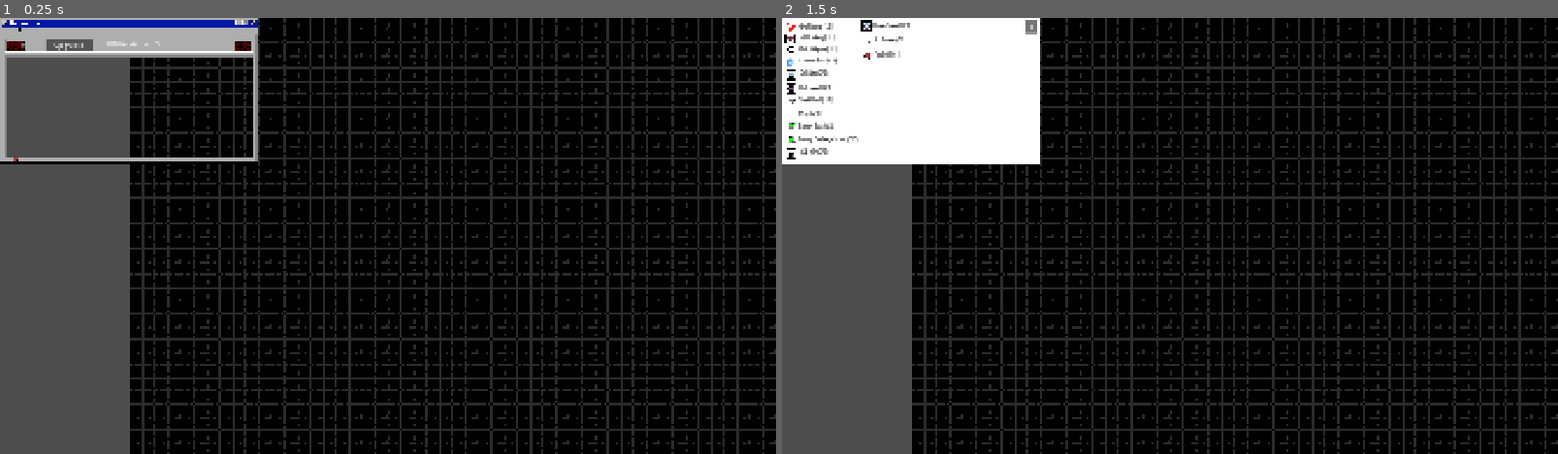
Above: before the commit, frames 1-2 (left to right).
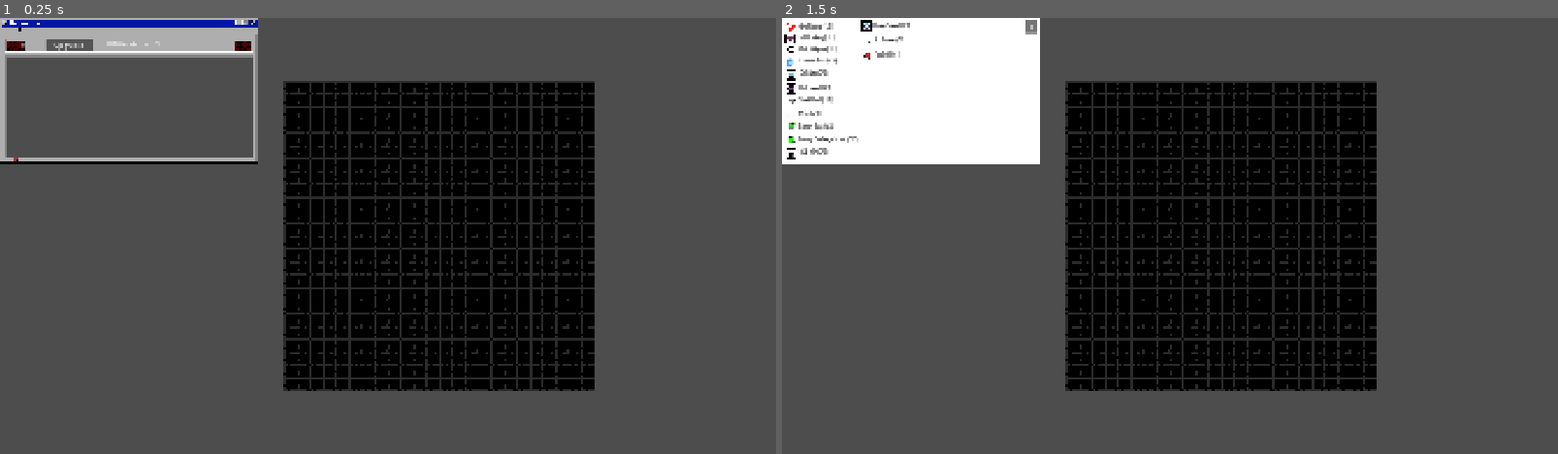
Above: after the commit, the same moments.

Repository: golopogus/overmine_testing
Game: Godot game, scene res://main_scene.tscn
Two runs of this game, one before a commit and one after it. Both use one fixed random seed, a clock stepped at 60 frames per second and the inputs below.
Inputs:
- Up to frame 1 (0.25 s): no input
- Up to frame 2 (1.5 s): click "Upgrades" at 0.5 s; click "Mine Radius (0/3)" at 1.25 s

The runs differ from the first frame. In frame 1, 53% of the frame differs, in the area x 16-100%, y 0-100%; in frame 2, 49%.

Commit message:
fixed now working

Diff:
--- a/overmine/ball.gd
+++ b/overmine/ball.gd
@@ -12,7 +12,7 @@
 var flipped = false
 var current_tiles
 var next_tiles
-var speed = 1
+var speed = 4
 var dir = Vector2()
 
 func _ready() -> void:
--- a/overmine/main_scene.gd
+++ b/overmine/main_scene.gd
@@ -13,9 +13,10 @@
 var all_store_data = {}
 var upgrade_in_hand = false
 var upgrade
-const grid_size_options = [[4,4],[20,20],[25,25]]
-var chosen_grid_size = grid_size_options[1]
-var num_of_chunks = Vector2(25,25)
+# final game grid = [40,25] x (25x50)
+const grid_size_options = [[40,20],[4,4],[8,8]]
+var chosen_grid_size = grid_size_options[2]
+var num_of_chunks = Vector2(25,50)
 var chunk_split
 var initial_pos = Vector2(0,0)
 var chunk_size = Vector2()
@@ -26,7 +27,7 @@
 var gamestart = false
 
 var initial_chunk_pos
-var number_of_mines_per_chunk = 80
+var number_of_mines_per_chunk = 10
 var moveable = false
 var local_mous_pos
 var current_neighbors = []
@@ -99,33 +100,12 @@
 
 		var difference = local_mous_pos - get_global_mouse_position()
 		$Camera2D.position += difference
-		#$Camera2D.position.x = clamp($Camera2D.position.x,0 + view_port_size.x -16,num_of_chunks.x * chunk_size.x - view_port_size.x)
-		#$Camera2D.position.y = clamp($Camera2D.position.y,0 + view_port_size.y,num_of_chunks.y * chunk_size.y - view_port_size.y)
-		#
-		###NEEDS ADJSUTING
-
-		#if $Camera2D.zoom == Vector2(1,1):
-			#if difference.x > 0:
-				#if $Camera2D.position.x + difference.x < initial_chunk_pos.x + chunk_size.x * num_of_chunks.x + 64:
-					#$Camera2D.position.x += difference.x/$Camera2D.zoom.x
-			#elif difference.x < 0:
-				#if $Camera2D.position.x + difference.x > initial_chunk_pos.x + chunk_size.x - 64:
-					#$Camera2D.position.x += difference.x/$Camera2D.zoom.x
-			#if difference.y > 0:
-				#if $Camera2D.position.y + difference.y < initial_chunk_pos.y + chunk_size.y * num_of_chunks.y + 64:
-					#$Camera2D.position.y += difference.y/$Camera2D.zoom.y
-			#elif difference.y < 0:
-				#if $Camera2D.position.y + difference.y > initial_chunk_pos.y + chunk_size.y - 64:
-					#$Camera2D.position.y += difference.y/$Camera2D.zoom.y
 
 	var nearest_chunk_pos = Vector2()
 
 	var chunk_follow_pos = $Camera2D.position
 
 	nearest_chunk_pos = get_nearest(chunk_follow_pos,'chunk')
-	#print(nearest_chunk_pos , chunk_follow_pos)
-	#nearest_chunk_pos.x = floor(chunk_follow_pos.x/chunk_size.x) * chunk_size.x + initial_chunk_pos.x
-	#nearest_chunk_pos.y = floor(chunk_follow_pos.y/chunk_size.y) * chunk_size.y + initial_chunk_pos.y
 
 	if nearest_chunk_pos != current_chunk:
 
@@ -245,18 +225,11 @@
 					'scan_type': 'NONE'
 				}
 
-	#draw_chunk(initial_chunk_pos)
 	draw_initial_chunks(initial_chunk_pos)
 
 #############################################################################
 #############################################################################
 #############################################################################
-func convert_to_safe_tile(array):
-	pass
-	#for pos in array:
-#
-		#if tile_dict[pos]['type'] == 'safe':
-			#safe_tiles.append(pos)
 
 func randomize_mine_placement(pos):
 
@@ -384,80 +357,6 @@
 
 				tile.texture = texture_dict['hidden']['hidden1']
 
-func draw_chunk(pos):
-
-	var to_draw = []
-	tiles_in_current_chunk = []
-
-	#current_neighbors = create_double_neighbors(pos,chunk_size.x,chunk_size.y, 'ALL')
-	current_neighbors = create_neighbors(pos,chunk_size.x,chunk_size.y, 'ALL')
-	current_neighbors.append(pos)
-	#send_dicts()
-	delete_chunk(current_neighbors)
-	for i in current_neighbors:
-		if chunk_dict.has(i):
-			if chunk_dict[i]['drawn'] == false:
-				to_draw.append(i)
-
-	for i in to_draw:
-
-		var chunk = chunk_load.instantiate()
-
-		$chunks.add_child(chunk)
-		chunk_dict[i]['name'] = chunk.name
-		chunk_dict[i]['drawn'] = true
-		chunk.position = i
-
-		if chunk_dict[i]['mines'] == false and gamestart == true:
-			safe_tiles = []
-			check_chunk_boundary(i)
-			#thread.start(self,"thread_mine_placement",i)
-			#randomize_mine_placement(i)
-		for x in chosen_grid_size[0]:
-			for y in chosen_grid_size[1]:
-
-				var tile = tile_load.instantiate()
-				var path_2_node = 'chunks/' + chunk_dict[i]['name']
-				var tile_type
-				var global_pos = Vector2(x,y) * Vector2(x_length, y_length) + initial_pos + i
-
-				get_node(path_2_node).add_child(tile)
-				tile.global_position = global_pos
-				tile_dict[global_pos]['name'] = tile.name
-
-				if tile_dict[global_pos]['clicked'] == true:
-					if tile_dict[global_pos]['type'] == 'warning':
-						#tile_type = str(tile_dict[global_pos]['value'])
-						tile_type = 'new_sprites/' + str(tile_dict[global_pos]['value'])
-
-					else:
-						tile_type ='new_sprites/' + tile_dict[global_pos]['type']
-				else:
-					if tile_dict[global_pos]['marked'] == true:
-					#	var mark_num = randi_range(0,2)
-#						var test = 'new_sprites/mark/' + str($sprites/new_sprites/mark.get_child(mark_num))
-						tile.get_child(0).texture = get_node(test).texture
-						tile.get_child(0).offset = Vector2(x_length,y_length) / 2.0
-						#tile_type = 'mark'
-
-						tile_type = tile_dict[global_pos]['type']
-
-
-					elif tile_dict[global_pos]['scan_type'] != 'NONE':
-						if tile_dict[global_pos]['scan_type'] == 'MINE_SCAN':
-							tile_type = 'mine_scan'
-						else:
-							tile_type = 'not_mine_scan'
-					else:
-						var hidden_num = randi_range(0,2)
-						tile_type = 'new_sprites/hidden/' + str($sprites/new_sprites/hidden.get_child(hidden_num))
-
-				var sprite_path = 'sprites/' + tile_type
-
-				var new_texture = get_node(sprite_path).texture
-
-				tile.texture = new_texture
-
 
 #############################################################################
 #############################################################################
@@ -473,8 +372,11 @@
 						 Vector2(x_bounds[1],y_bounds[1]) * Vector2(x_length, y_length) + initial_pos + pos + Vector2(x_length, y_length)]
 	var jump = 3
 	var sim_size = Vector2()
-	var border = []
-
+
+	var border_up = []
+	var border_down = []
+	var border_left = []
+	var border_right = []
 	if x_bounds[1] % 3 == 0 or x_bounds[1] % 3 == 1:
 		sim_size.x = x_bounds[1]
 	else:
@@ -485,6 +387,7 @@
 	else:
 		sim_size.y = y_bounds + 1
 
+
 	for x in int(sim_size.x):
 
 		if x % jump == 0:
@@ -495,7 +398,7 @@
 
 			for i in tiles_above_pos:
 				if i.x >= global_bounds[0].x and i.x <= global_bounds[1].x:
-					border.append(i)
+					border_up.append(i)
 
 			var bottom_row_pos = Vector2(x,y_bounds[1])
 			var bottom_row_pos_global = (bottom_row_pos * Vector2(x_length, y_length)) + initial_pos + pos
@@ -503,7 +406,7 @@
 
 			for i in tiles_below_pos:
 				if i.x >= global_bounds[0].x and i.x <= global_bounds[1].x:
-					border.append(i)
+					border_down.append(i)
 
 	for y in int(sim_size.y):
 
@@ -515,7 +418,7 @@
 
 			for i in tiles_left_of_pos:
 				if i.y >= global_bounds[0].y and i.y <= global_bounds[1].y:
-					border.append(i)
+					border_left.append(i)
 
 			var right_row_pos = Vector2(x_bounds[1],y)
 			var right_row_pos_global = (right_row_pos * Vector2(x_length, y_length)) + initial_pos + pos
@@ -523,10 +426,47 @@
 
 			for i in tiles_right_of_pos:
 				if i.y >= global_bounds[0].y and i.y <= global_bounds[1].y:
-					border.append(i)
-
-	print(border)
-	#convert_to_safe_tile(border)
+					border_right.append(i)
+
+	var border = {
+		'up' = border_up,
+		'down' = border_down,
+		'left' = border_left,
+		'right' = border_right,
+	}
+
+	find_clicked_on_border(border)
+
+func find_clicked_on_border(border):
+
+	for i in border['up']:
+		if tile_dict[i]['clicked'] == true and tile_dict[i]['type'] != 'mine':
+			var down_neighbors = create_neighbors(i,x_length,y_length,'BOTTOM')
+			for neighbor in down_neighbors:
+				if neighbor not in safe_tiles:
+					safe_tiles.append(neighbor)
+
+	for i in border['down']:
+		if tile_dict[i]['clicked'] == true and tile_dict[i]['type'] != 'mine':
+			var up_neighbors = create_neighbors(i,x_length,y_length,'TOP')
+			for neighbor in up_neighbors:
+				if neighbor not in safe_tiles:
+					safe_tiles.append(neighbor)
+
+	for i in border['left']:
+		if tile_dict[i]['clicked'] == true and tile_dict[i]['type'] != 'mine':
+			var right_neighbors = create_neighbors(i,x_length,y_length,'RIGHT')
+			for neighbor in right_neighbors:
+				if neighbor not in safe_tiles:
+					safe_tiles.append(neighbor)
+
+	for i in border['right']:
+		if tile_dict[i]['clicked'] == true and tile_dict[i]['type'] != 'mine':
+			var left_neighbors = create_neighbors(i,x_length,y_length,'LEFT')
+			for neighbor in left_neighbors:
+				if neighbor not in safe_tiles:
+					safe_tiles.append(neighbor)
+
 #############################################################################
 #############################################################################
 #############################################################################
@@ -560,7 +500,7 @@
 func clicked(pos):
 
 
-	print(tile_dict[pos])
+	print(pos)
 	var nearest_chunk_pos = get_nearest(pos, 'chunk')
 	var node_path = 'chunks/' +  chunk_dict[nearest_chunk_pos]['name'] + '/' + tile_dict[pos]['name']
 
@@ -617,74 +557,6 @@
 
 	if tile_dict[pos]['type'] == 'safe':
 		update_safe_neighbors(pos,'safe')
-func clicked2(pos):
-
-
-	#for i in $chunks.get_children():
-		#print(i,i.position)
-
-	var nearest_chunk_pos = get_nearest(pos, 'chunk')
-	var node_path = 'chunks/' +  chunk_dict[nearest_chunk_pos]['name'] + '/' + tile_dict[pos]['name']
-	#var chunk = get_node('chunks/' +  chunk_dict[nearest_chunk_pos]['name'])
-	#for i in chunk.get_children():
-		#if i.global_position == pos:
-			#tile = i
-
-	if chunk_dict[nearest_chunk_pos]['drawn'] == true:
-		if tile_dict[pos]['clicked'] == false:
-			total_clicked += 1
-			tile_dict[pos]['clicked'] = true
-			if tile_dict[pos]['type'] == 'unknown':
-				tile_dict[pos]['type'] = 'safe'
-
-			var tile_type = tile_dict[pos]['type']
-
-
-			if tile_dict[pos]['type'] == 'warning':
-				tile_type = str(tile_dict[pos]['value'])
-
-			#var sprite_path = 'sprites/' + tile_type
-			var sprite_path = 'sprites/new_sprites/' + tile_type
-
-			var new_texture = get_node(sprite_path).texture
-
-			get_node(node_path).texture = new_texture
-
-			if tile_dict[pos]['type'] == 'mine':
-
-				var mine_radius = all_upgrade_data['mine_radius']['current']
-				if mine_radius > 0:
-					update_safe_neighbors(pos,'mine')
-
-			if tile_dict[pos]['type'] != 'mine':
-				var score_mulitplier = all_upgrade_data['click_multi']['current'] + 1
-				round_points += 1 * score_mulitplier
-				update_points()
-
-	elif chunk_dict[nearest_chunk_pos]['drawn'] == false:
-
-		tile_dict[pos]['clicked'] = true
-		total_clicked += 1
-		if chunk_dict[nearest_chunk_pos]['mines'] == false:
-			safe_tiles = []
-			safe_tiles.append(pos)
-			check_chunk_boundary(nearest_chunk_pos)
-			randomize_mine_placement(nearest_chunk_pos)
-		if tile_dict[pos]['type'] == 'unknown':
-				tile_dict[pos]['type'] = 'safe'
-
-		if tile_dict[pos]['type'] != 'mine':
-			var score_multiplier = all_upgrade_data['click_multi']['current'] + 1
-			round_points += 1 * score_multiplier
-			update_points()
-		if tile_dict[pos]['type'] == 'mine':
-			var mine_radius = all_upgrade_data['mine_radius']['current']
-			if mine_radius > 0:
-				update_safe_neighbors(pos,'mine')
-
-	if tile_dict[pos]['type'] == 'safe':
-		update_safe_neighbors(pos,'safe')
-
 
 
 #############################################################################
@@ -718,19 +590,6 @@
 #############################################################################
 #############################################################################
 
-func delete_chunk(dont_erase):
-
-	var delete = true
-
-	for chunk in $chunks.get_children():
-		for pos in dont_erase:
-			if chunk.position == pos:
-				delete = false
-		if delete == true:
-			chunk_dict[chunk.position]['drawn'] = false
-			chunk.queue_free()
-		delete = true
-
 func move_chunks(dont_erase):
 
 	var delete = true
@@ -757,6 +616,8 @@
 
 var neighbor_dict
 func create_neighbors(pos,x,y,dir):
+
+
 
 	var pre_neighbors
 	var n = pos + Vector2(0,-1) * Vector2(x,y)
